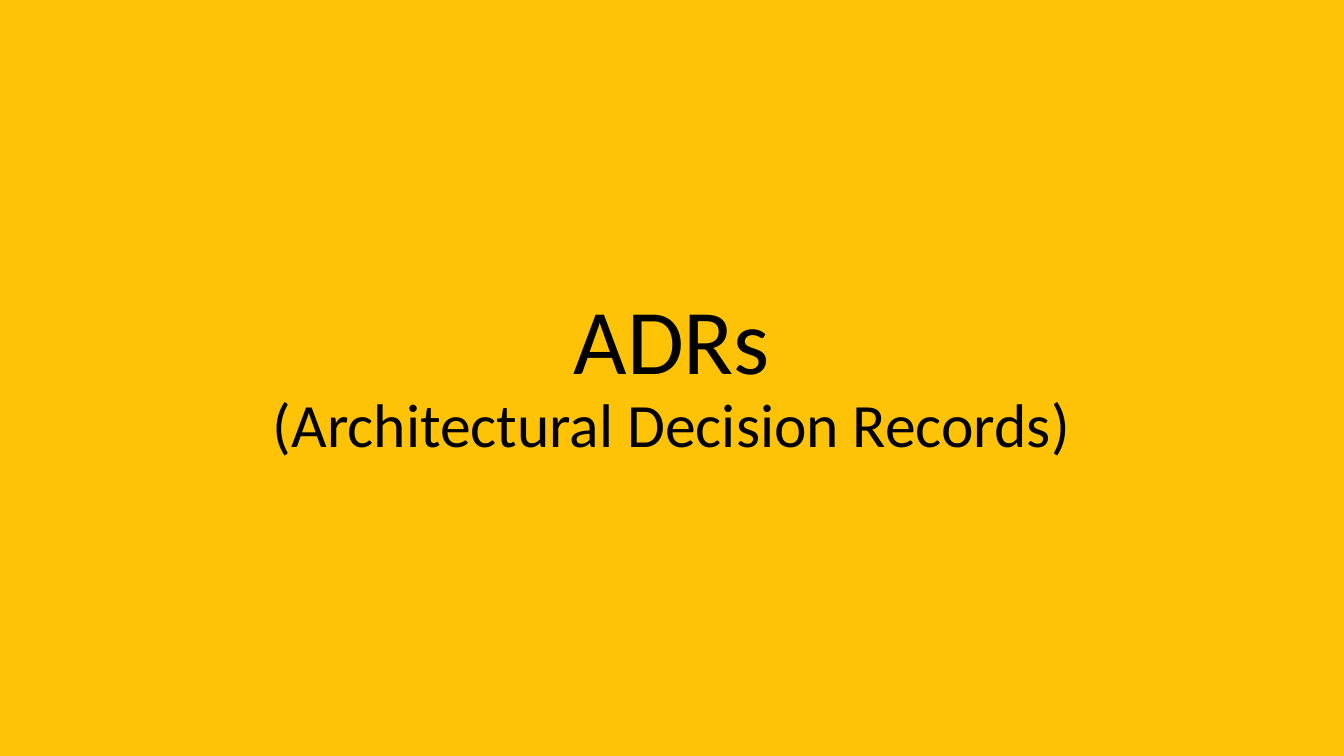
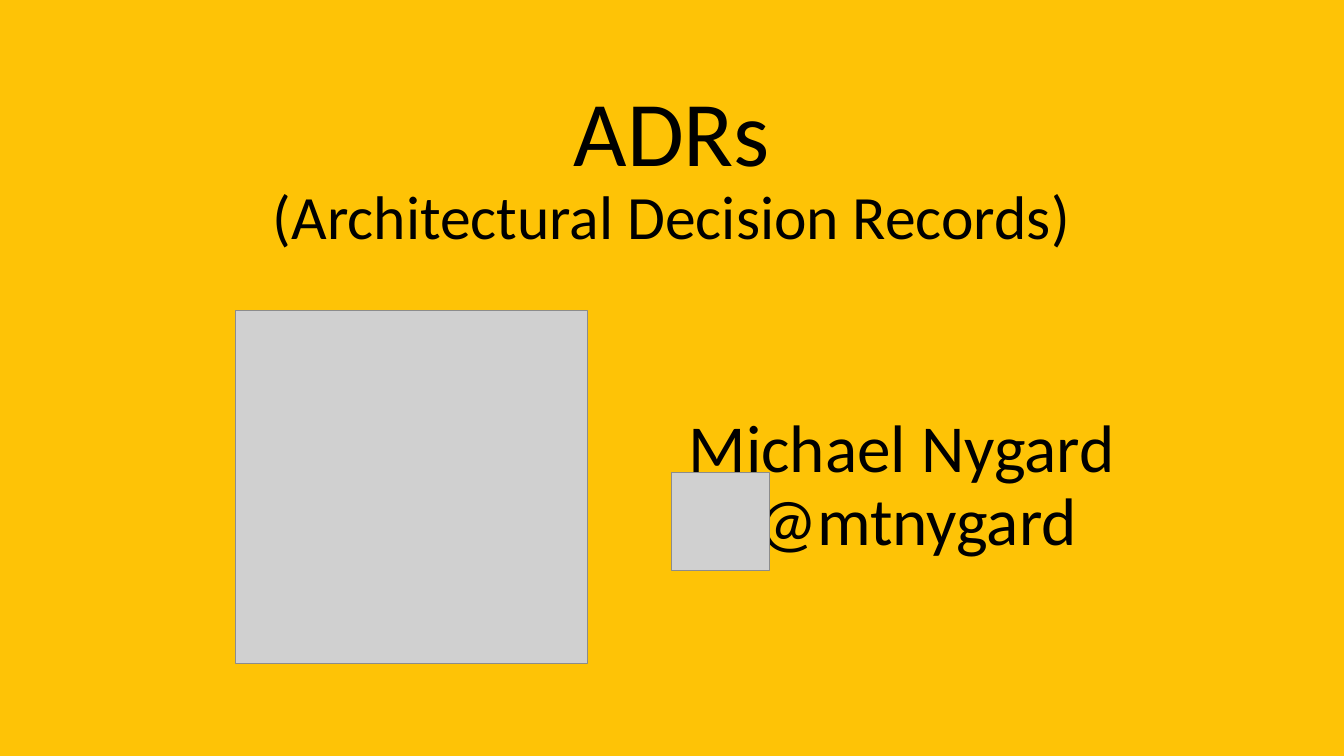
Before and after one commit to davidaayers/comm-and-doc-arch-decisions, a slide deck: slide 12 of comm-and-doc-arch-decisions-60-min.pptx. Drawn at 1344x756 pixels with LibreOffice and Linux fonts; fonts in the diff are those of the drawing; grey boxes stand for pictures. Boxes give left, top, right and bottom in pixels: in the first picture for what was removed or moved away, otherwise in the second. Text is boxed around its words. In the diff, an @@ line names an element or a change of style, - is before the commit and + after.

```diff
--- a/comm-and-doc-arch-decisions-60-min.pptx
+++ b/comm-and-doc-arch-decisions-60-min.pptx
@@ title "ADRs (Architectural Decision Records)": place and size @@
-title "ADRs (Architectural Decision Records)" at [273,314,1070,456]
+title "ADRs (Architectural Decision Records)" at [273,106,1070,248]
@@ picture added at [236,312,589,664] @@
@@ text added at [689,425,1114,561], 48 pt, text #000000 @@
+Michael Nygard
+@mtnygard
@@ picture added at [673,473,770,571] @@
```
Also in this commit, not shown: 1 other slide changed, 5 slides added, 1 other file.
